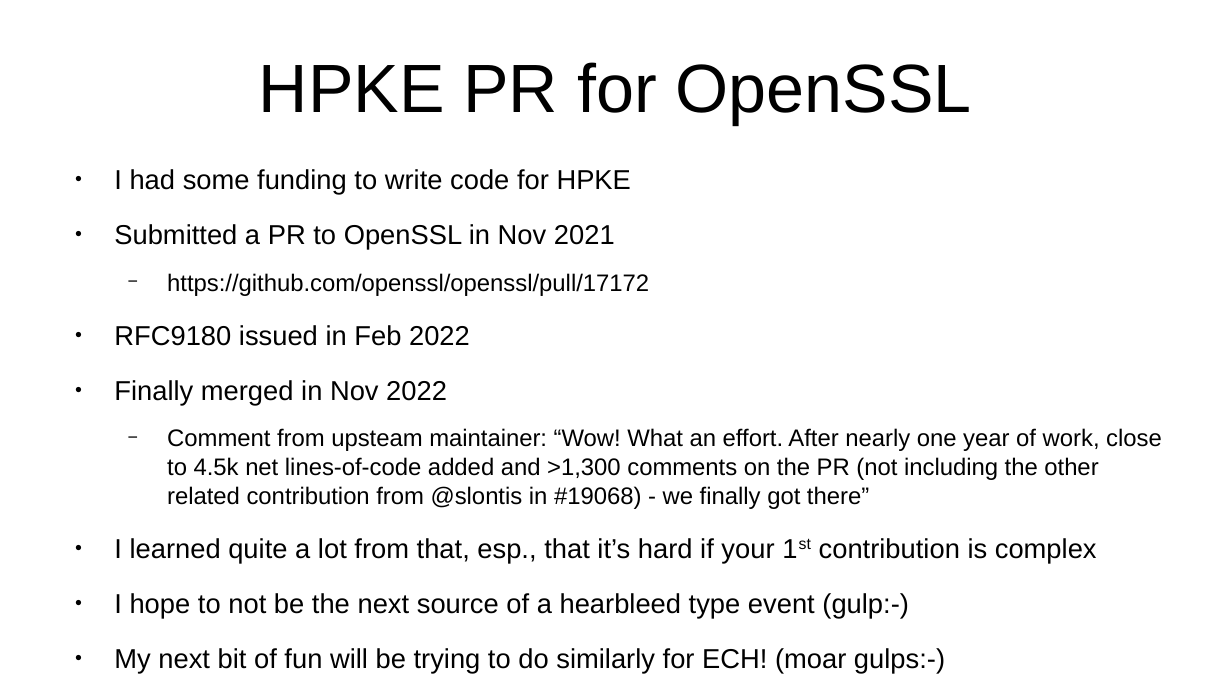
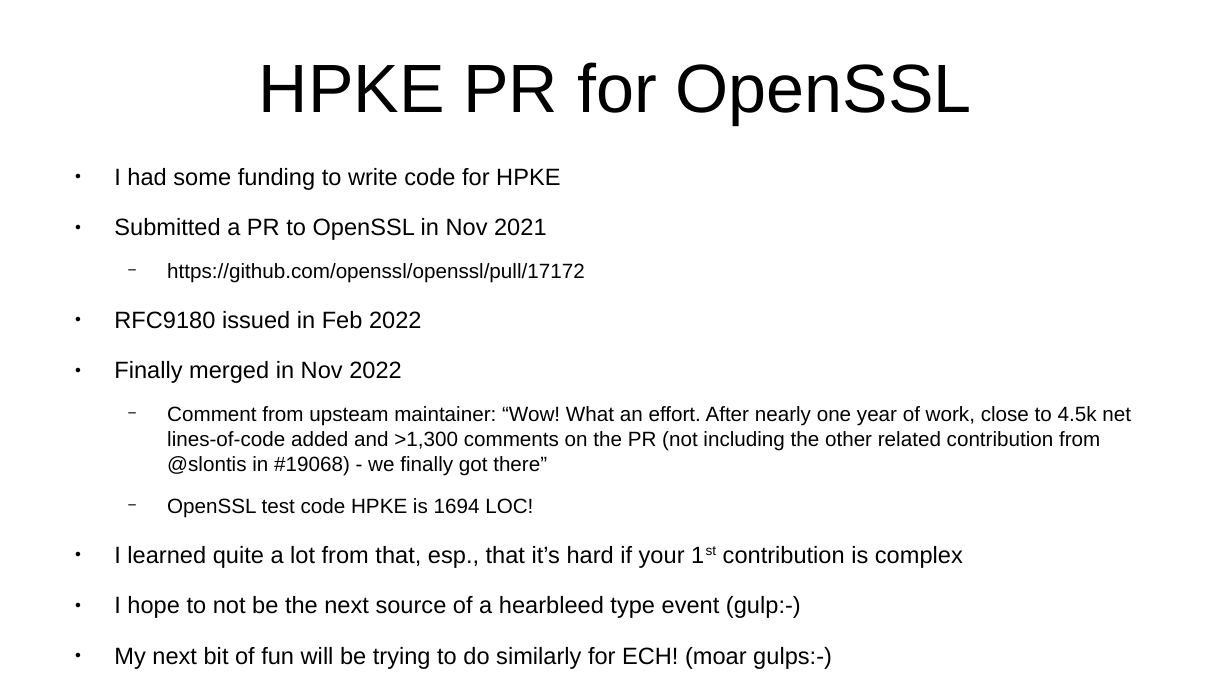
Before and after one commit to sftcd/cs7053, a slide deck: slide 11 of 2023lectures/06-hpke.odp. Drawn at 1232x693 pixels with LibreOffice and Linux fonts; fonts in the diff are those of the drawing. Boxes give left, top, right and bottom in pixels: in the first picture for what was removed or moved away, otherwise in the second. Text is boxed around its words. In the diff, an @@ line names an element or a change of style, - is before the commit and + after.

```diff
--- a/2023lectures/06-hpke.odp
+++ b/2023lectures/06-hpke.odp
@@ text at (114, 168, 1131, 669): size 17.6 to 15.2 pt in "I had some funding to write code ...", "Submitted a PR to OpenSSL in Nov ...", "RFC9180 issued in Feb 2022", "Finally merged in Nov 2022" and 3 more places; size 15.4 to 13.3 pt in "https://github.com/openssl/openssl/pull/17172", "Comment from upsteam maintainer: “Wow! What an ..." @@
@@ text at (167, 498, 533, 518): paragraph added @@
+  − OpenSSL test code HPKE is 1694 LOC!
```
Also in this commit, not shown: 5 other slides changed, 8 other files.
